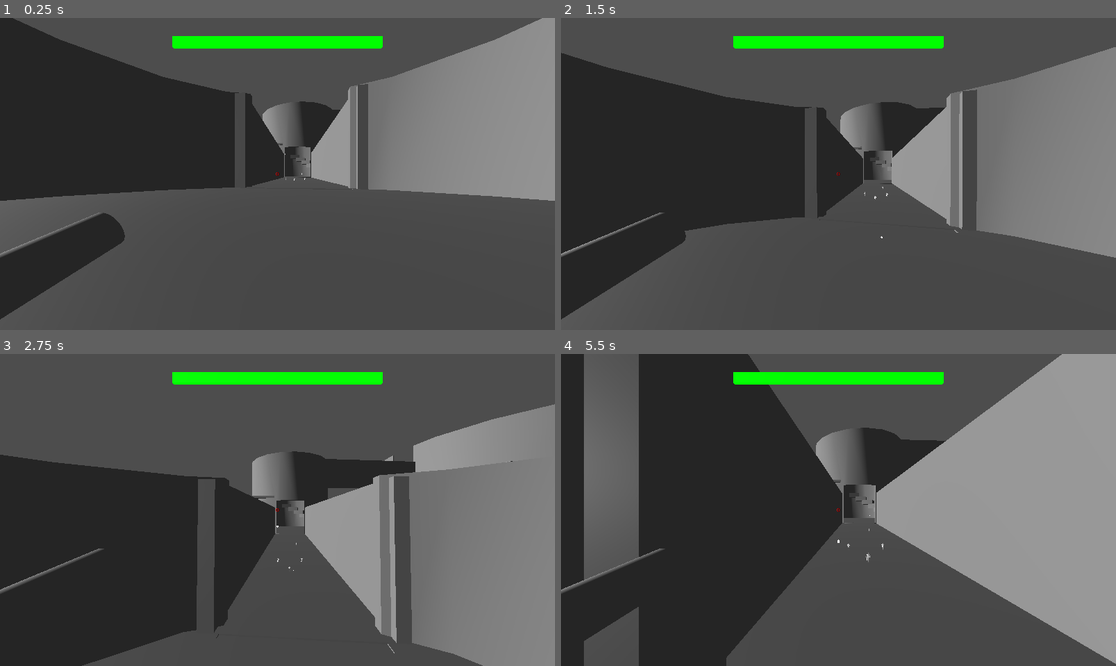
Above: before the commit, frames 1-4 (two rows, left to right).
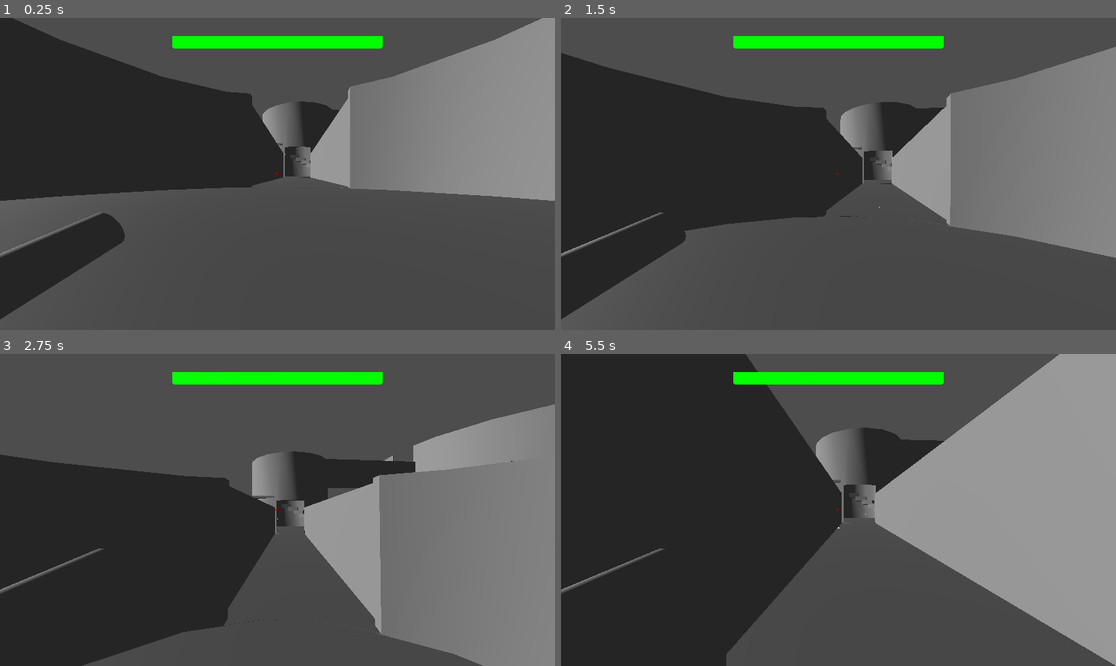
Above: after the commit, the same moments.

Repository: dylatrong/The-Emerald-Post-Game
Game: Godot game, scene res://The Emerald Post LVL 1.tscn
Two runs of this game, one before a commit and one after it. Both use one fixed random seed, a clock stepped at 60 frames per second and the inputs below. Sound files missing from this copy of the repository are replaced by a short silence.
Inputs (mouse positions are in pixels of both pictures, inside the frame that each line leads up to):
- Up to frame 1 (0.25 s): no input
- Up to frame 2 (1.5 s): move the mouse to (866, 174) at 0.52 s; press the mouse at (866, 174) at 0.53 s; hold W (move_forward) from 0.53 s (still down); tap Space (jump) at 0.77 s; move the mouse to (810, 174) at 1.27 s; release the mouse at (810, 174) at 1.28 s; tap Shift (sprint) at 1.35 s
- Up to frame 3 (2.75 s): keep holding W (move_forward); tap Space (jump) at 1.52 s; move the mouse to (288, 503) at 2.02 s; press the mouse at (288, 503) at 2.03 s
- Up to frame 4 (5.5 s): keep holding W (move_forward); move the mouse to (832, 516) at 2.77 s; release the mouse at (832, 516) at 2.78 s; tap Shift (sprint) at 2.85, 4.35 s; tap Space (jump) at 3.02, 3.77, 4.52 s; move the mouse to (877, 513) at 3.52 s; press the mouse at (877, 513) at 3.53 s; move the mouse to (794, 506) at 4.27 s; release the mouse at (794, 506) at 4.28 s; move the mouse to (844, 510) at 5.02 s; press the mouse at (844, 510) at 5.03 s

The runs differ from the first frame. In frame 1, 1.3% of the frame differs, in the area x 42-67%, y 21-56%; in frame 2, 2.3%; in frame 3, 3.6%; in frame 4, 8.7%, in the area x 4-100%, y 0-100%.

Commit message:
Organized script files into separate directory, patched in game

Diff:
--- a/LaserBolt.tscn
+++ b/LaserBolt.tscn
@@ -1,6 +1,6 @@
 [gd_scene load_steps=5 format=3 uid="uid://hctuc043yu3p"]
 
-[ext_resource type="Script" uid="uid://djx0uycuhket" path="res://LaserBolt.gd" id="1_xxv3r"]
+[ext_resource type="Script" uid="uid://cavm06wt5f0mc" path="res://Scripts/LaserBolt.gd" id="1_xxv3r"]
 
 [sub_resource type="BoxShape3D" id="BoxShape3D_uc2uf"]
 
@@ -17,7 +17,6 @@
 collision_layer = 2
 collision_mask = 2
 script = ExtResource("1_xxv3r")
-speed = 30.0
 
 [node name="CollisionShape3D" type="CollisionShape3D" parent="."]
 transform = Transform3D(0.15, 0, 0, 0, 0.15, 0, 0, 0, 0.15, 0, 0, 0)
--- a/Ninja.tscn
+++ b/Ninja.tscn
@@ -1,7 +1,6 @@
-[gd_scene load_steps=10 format=3 uid="uid://sc7wi5w05tub"]
+[gd_scene load_steps=9 format=3 uid="uid://sc7wi5w05tub"]
 
-[ext_resource type="Script" uid="uid://cvd6kfu2tirhr" path="res://Ninja.gd" id="1_jrjp1"]
-[ext_resource type="PackedScene" uid="uid://dyk8c606afekx" path="res://NinjaStar.tscn" id="2_4bvku"]
+[ext_resource type="Script" uid="uid://dn5d2i6ner14n" path="res://Scripts/Ninja.gd" id="1_jrjp1"]
 [ext_resource type="AudioStream" uid="uid://xjwqq85m3s6d" path="res://Sound Effects/Ouch.mp3" id="2_32v62"]
 [ext_resource type="AudioStream" uid="uid://dapdbw3qlljce" path="res://Sound Effects/I_died.mp3" id="3_4bvku"]
 
@@ -22,7 +21,6 @@
 collision_layer = 3
 collision_mask = 3
 script = ExtResource("1_jrjp1")
-ninja_star_scene = ExtResource("2_4bvku")
 
 [node name="CollisionShape3D" type="CollisionShape3D" parent="."]
 shape = SubResource("CapsuleShape3D_4gyqm")
--- a/NinjaStar.tscn
+++ b/NinjaStar.tscn
@@ -1,6 +1,6 @@
 [gd_scene load_steps=4 format=3 uid="uid://dyk8c606afekx"]
 
-[ext_resource type="Script" uid="uid://dau3o1nflnyj8" path="res://NinjaStar.gd" id="1_n3fqn"]
+[ext_resource type="Script" uid="uid://bnnjv2gtusqx8" path="res://Scripts/NinjaStar.gd" id="1_n3fqn"]
 
 [sub_resource type="TorusMesh" id="TorusMesh_cijvt"]
 
--- a/Player.tscn
+++ b/Player.tscn
@@ -1,8 +1,8 @@
 [gd_scene load_steps=12 format=3 uid="uid://dcnwunysw53d0"]
 
-[ext_resource type="Script" uid="uid://hd7r1scgu6mu" path="res://Player.gd" id="1"]
+[ext_resource type="Script" uid="uid://0v13usitq8gi" path="res://Scripts/Player.gd" id="1_e80uo"]
 [ext_resource type="AudioStream" uid="uid://5jfvq7uvh0p8" path="res://Sound Effects/Pew.mp3" id="2_kpjcp"]
-[ext_resource type="Script" uid="uid://c4lanrg8yqlxo" path="res://HealthBar3D.gd" id="3_e80uo"]
+[ext_resource type="Script" uid="uid://dt8h8q8wv0kgs" path="res://Scripts/HealthBar3D.gd" id="3_e80uo"]
 [ext_resource type="AudioStream" uid="uid://btthcp113hduu" path="res://Sound Effects/humph.mp3" id="3_kne1u"]
 
 [sub_resource type="CylinderMesh" id="CylinderMesh_kne1u"]
@@ -35,7 +35,7 @@
 height = 3.0
 
 [node name="Player" type="CharacterBody3D" groups=["player"]]
-script = ExtResource("1")
+script = ExtResource("1_e80uo")
 
 [node name="Camera3D" type="Camera3D" parent="."]
 transform = Transform3D(1, 0, 0, 0, 1, 0, 0, 0, 1, 0, 0.546298, -0.730814)
--- a/Enemy.gd
+++ b/Scripts/Enemy.gd
@@ -5,7 +5,7 @@
 var current_state = State.IDLE
 
 # --- Movement & Health ---
-@export var speed = 3.0
+@export var speed = 6.0
 @export var health = 5
 @export var melee_damage = 1
 
--- a/The Emerald Post LVL 1.tscn
+++ b/The Emerald Post LVL 1.tscn
@@ -1,7 +1,7 @@
 [gd_scene load_steps=7 format=3 uid="uid://cvb4etdhl1pag"]
 
 [ext_resource type="PackedScene" uid="uid://dcnwunysw53d0" path="res://Player.tscn" id="1"]
-[ext_resource type="Script" uid="uid://djcpmgign55nr" path="res://the_emerald_post_lvl_1.gd" id="1_cvmvu"]
+[ext_resource type="Script" uid="uid://cr5xial035nco" path="res://Scripts/the_emerald_post_lvl_1.gd" id="1_b4cpa"]
 [ext_resource type="PackedScene" uid="uid://d2d15t45dqwp0" path="res://Enemy.tscn" id="2_ksd6g"]
 [ext_resource type="PackedScene" uid="uid://sc7wi5w05tub" path="res://Ninja.tscn" id="3_b4cpa"]
 [ext_resource type="PackedScene" uid="uid://hctuc043yu3p" path="res://LaserBolt.tscn" id="4_1el07"]
@@ -9,25 +9,13 @@
 [sub_resource type="Environment" id="Environment_ul3nr"]
 
 [node name="Node3D" type="Node3D"]
-script = ExtResource("1_cvmvu")
+script = ExtResource("1_b4cpa")
 
 [node name="DirectionalLight3D" type="DirectionalLight3D" parent="."]
 transform = Transform3D(-0.00513786, 0.145896, 0.989287, 0.103758, -0.983882, 0.145638, 0.994589, 0.103394, -0.0100828, 26.6823, 221.676, 155.103)
 
 [node name="Enemy" parent="." groups=["enemies"] instance=ExtResource("2_ksd6g")]
 transform = Transform3D(1, 0, 0, 0, 1, 0, 0, 0, 1, -355.901, 3.05702, 165.665)
-
-[node name="Enemy2" parent="." groups=["enemies"] instance=ExtResource("2_ksd6g")]
-transform = Transform3D(1, 0, 0, 0, 1, 0, 0, 0, 1, -4.39257, 3.05702, 83.2969)
-
-[node name="Enemy3" parent="." groups=["enemies"] instance=ExtResource("2_ksd6g")]
-transform = Transform3D(1, 0, 0, 0, 1, 0, 0, 0, 1, -18.5862, 6.11403, 118.322)
-
-[node name="Enemy4" parent="." groups=["enemies"] instance=ExtResource("2_ksd6g")]
-transform = Transform3D(1, 0, 0, 0, 1, 0, 0, 0, 1, -14.7062, 3.05702, 83.2969)
-
-[node name="Enemy5" parent="." groups=["enemies"] instance=ExtResource("2_ksd6g")]
-transform = Transform3D(1, 0, 0, 0, 1, 0, 0, 0, 1, -7.93324, 3.05702, 72.6765)
 
 [node name="Ninja" parent="." groups=["enemies"] instance=ExtResource("3_b4cpa")]
 transform = Transform3D(-0.0933264, 0, -0.995636, 0, 1, 0, 0.995636, 0, -0.0933264, -260.574, 9.83218, 230.468)
@@ -58,7 +46,7 @@
 sides = 20
 
 [node name="CSGBox3" type="CSGBox3D" parent="WorldEnvironment/CSGCombiner3D/Chamber 1"]
-transform = Transform3D(0.987584, 0, -0.157089, 0, 1, 0, 0.157089, 0, 0.987584, -6.24968, 2.69053, 46.9238)
+transform = Transform3D(0.987584, 0, -0.157089, 0, 1, 0, 0.157089, 0, 0.987584, -6.24968, 3.01867, 46.9238)
 operation = 2
 size = Vector3(28.3546, 31.7384, 10.6959)
 
@@ -71,8 +59,8 @@
 size = Vector3(24.202, 26.9794, 5.63326)
 
 [node name="Walkway 1" type="CSGBox3D" parent="WorldEnvironment/CSGCombiner3D"]
-transform = Transform3D(0.992334, 0, -0.123584, 0, 1, 0, 0.123584, 0, 0.992334, -13.9836, 14.0099, 110.946)
-size = Vector3(36.2253, 30, 136.804)
+transform = Transform3D(0.992334, 0, -0.123584, 0, 1, 0, 0.123584, 0, 0.992334, -13.8272, 14.0099, 111.664)
+size = Vector3(36.2253, 30, 134.272)
 
 [node name="CSGBox3D" type="CSGBox3D" parent="WorldEnvironment/CSGCombiner3D/Walkway 1"]
 transform = Transform3D(1, 0, -5.22137e-05, 0, 1, 0, 5.22137e-05, 0, 1, -0.374602, 2.64338, -4.05453)
--- a/enemy.tscn
+++ b/enemy.tscn
@@ -1,6 +1,6 @@
 [gd_scene load_steps=8 format=3 uid="uid://d2d15t45dqwp0"]
 
-[ext_resource type="Script" uid="uid://dm6ysnknov05a" path="res://Enemy.gd" id="1_7k104"]
+[ext_resource type="Script" uid="uid://dxabufwj7fe48" path="res://Scripts/Enemy.gd" id="1_e6d4v"]
 [ext_resource type="AudioStream" uid="uid://dapdbw3qlljce" path="res://Sound Effects/I_died.mp3" id="2_4gyqm"]
 [ext_resource type="AudioStream" uid="uid://xjwqq85m3s6d" path="res://Sound Effects/Ouch.mp3" id="2_qi2p4"]
 [ext_resource type="PackedScene" uid="uid://q7530qxn3e2d" path="res://Melee_Enemy.tscn" id="4_e6d4v"]
@@ -17,7 +17,7 @@
 transform = Transform3D(0.0225478, 0, 0.999746, 0, 1, 0, -0.999746, 0, 0.0225478, 0, 0, 0)
 collision_layer = 2
 collision_mask = 3
-script = ExtResource("1_7k104")
+script = ExtResource("1_e6d4v")
 
 [node name="CollisionShape3D" type="CollisionShape3D" parent="."]
 shape = SubResource("CapsuleShape3D_4gyqm")
Not shown, removed: Enemy.gd.uid
Binary file removed: HUD Textures/Gun_left.png
Not shown, removed: HUD Textures/Gun_left.png.import
Not shown, removed: HealthBar3D.gd.uid
Not shown, removed: LaserBolt.gd.uid
Not shown, removed: Ninja.gd.uid
Not shown, removed: NinjaStar.gd.uid
Not shown, removed: Player.gd.uid
Not shown, added: Scripts/Enemy.gd.uid
Renamed: HealthBar3D.gd -> Scripts/HealthBar3D.gd
Not shown, added: Scripts/HealthBar3D.gd.uid
Renamed: LaserBolt.gd -> Scripts/LaserBolt.gd
(and 10 more such lines)
